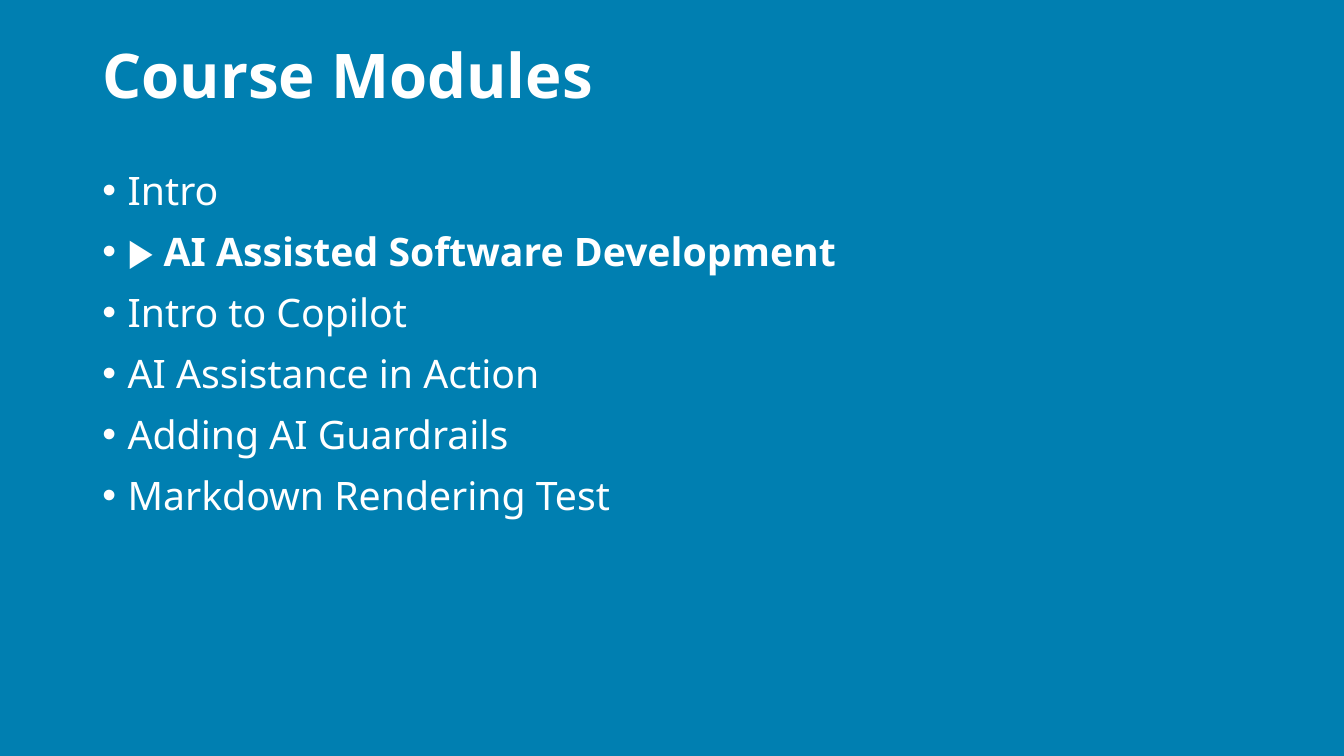
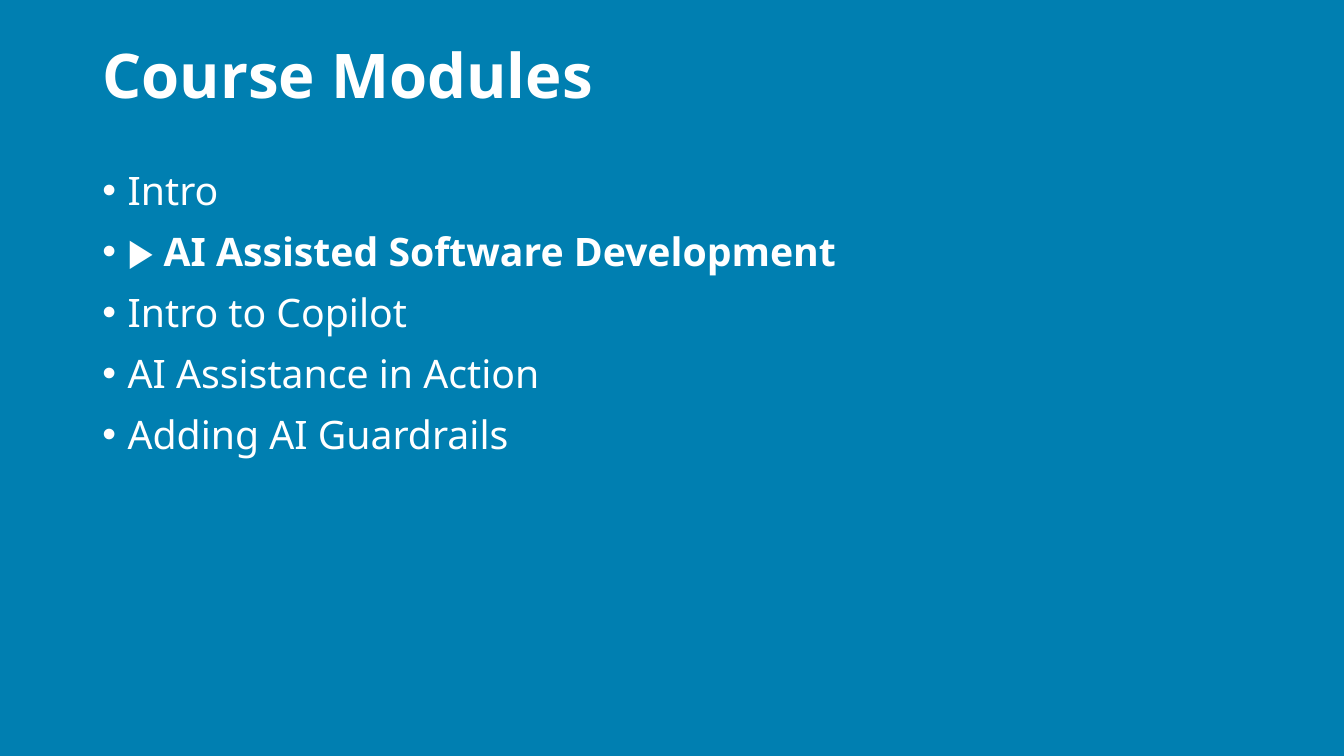
Before and after one commit to j0hnnymiller/AI-Assisted-Software-Development, a slide deck: slide 7 of slides/output/aiasd-311-monday-draft.pptx (slide 6 before the commit). Drawn at 1344x756 pixels with LibreOffice and Linux fonts; fonts in the diff are those of the drawing; background and template pictures are left out. Boxes give left, top, right and bottom in pixels: in the first picture for what was removed or moved away, otherwise in the second. Text is boxed around its words. In the diff, an @@ line names an element or a change of style, - is before the commit and + after.

```diff
--- a/slides/output/aiasd-311-monday-draft.pptx
+++ b/slides/output/aiasd-311-monday-draft.pptx
@@ text at [128, 480, 610, 520]: paragraph removed @@
-• Markdown Rendering Test
```
Also in this commit, not shown: 87 other slides changed, 6 slides added, 22 slides removed, 10 other files.
